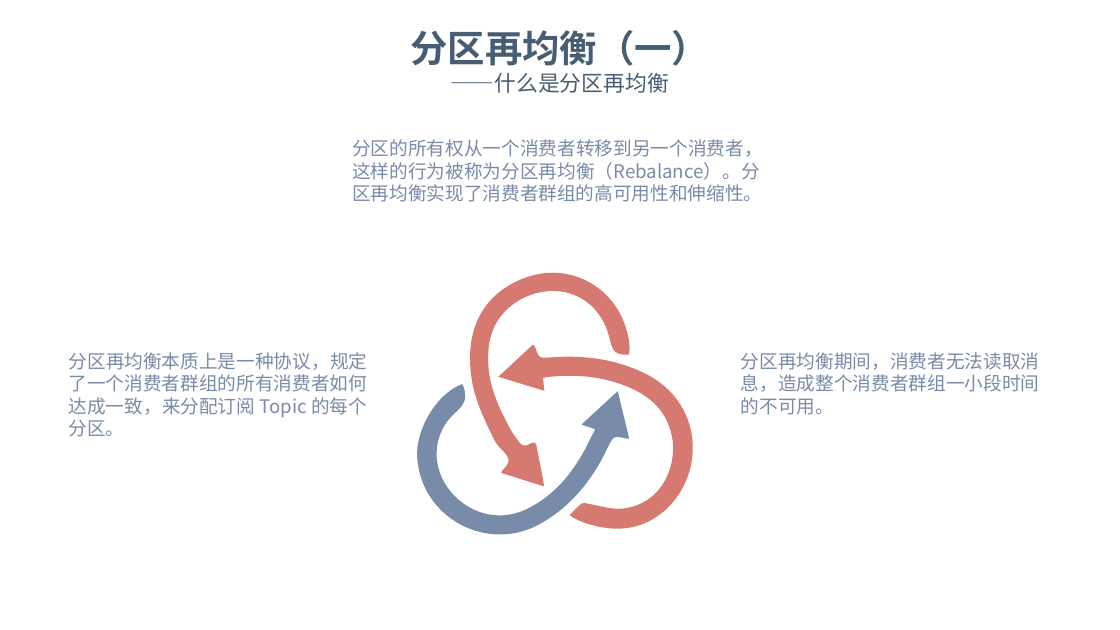
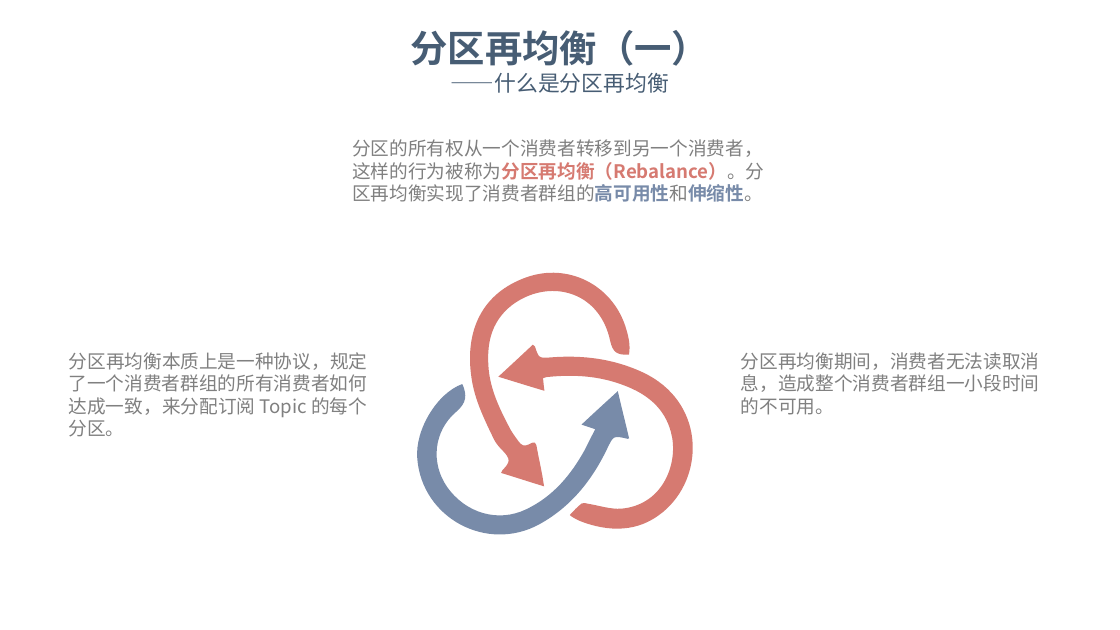
Before and after one commit to dunwu/bigdata-tutorial, a slide deck: slide 21 of assets/kafka/kafka.pptx (slide 20 before the commit). Drawn at 1120x630 pixels with LibreOffice and Linux fonts; fonts in the diff are those of the drawing; background and template pictures are left out. Boxes give left, top, right and bottom in pixels: in the first picture for what was removed or moved away, otherwise in the second. Text is boxed around its words. In the diff, an @@ line names an element or a change of style, - is before the commit and + after.

```diff
--- a/assets/kafka/kafka.pptx
+++ b/assets/kafka/kafka.pptx
@@ text "分区的所有权从一个消费者转移到另一个消费者，这样的行为被称为分区再均衡（Rebalance）。分区再均衡实现了消费者群组 ..." at box(352, 139, 764, 202): text colour #788BA9 to #808080, text colour #788BA9 to #D67A71, bold on in "分区的所有权从一个消费者转移到另一个消费者，这样的行为被称为分区再均衡（Rebalance）。分区再均衡实现了消费者群组 ..." @@
@@ text "分区再均衡本质上是一种协议，规定了一个消费者群组的所有消费者如何达成一致，来分配订阅 Topic 的每个分区。" at box(69, 352, 368, 437): text colour #788BA9 to #808080 @@
@@ text "分区再均衡期间，消费者无法读取消息，造成整个消费者群组一小段时间的不可用。" at box(741, 352, 1040, 415): text colour #788BA9 to #808080 @@
```
Also in this commit, not shown: 19 other slides changed, 2 slides added, 2 slides removed.
